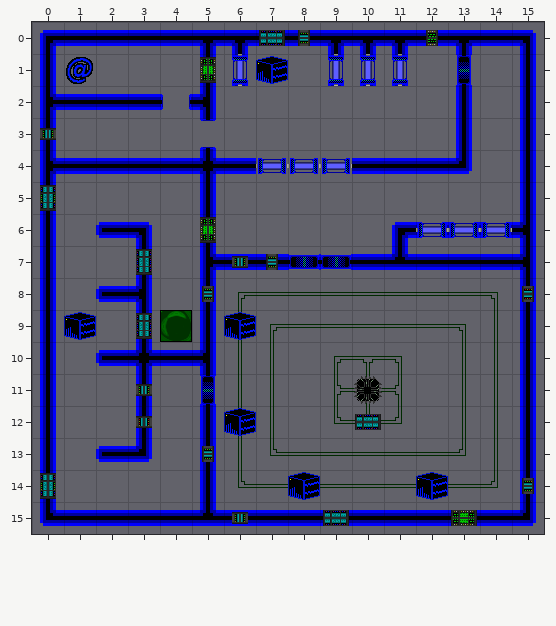
Two versions of a level (Tiled map, data/stories/ascension/level1.tmx). The picture above was drawn from the file before the commit.
Cells are 32x32 px. Shown: x 0..15, y 0..15.
The result:
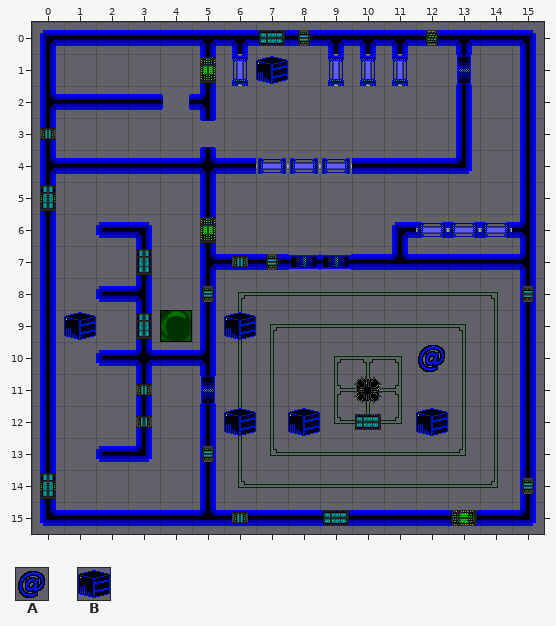
Key: from "alive": A 96, B 104.
Objects are placed by their top-left corner, in cells (3,4 is the top-left corner of cell 3,4); size is 1x1 cell unless given.
What changed:
Layer "objects":
changed: A "player" at 1,1 -> A "player" at 12,10
changed: B "busy AI" at 12,14 -> B "busy AI" at 12,12
changed: B "busy AI" at 8,14 -> B "busy AI" at 8,12
Boxes around the changes in both pictures, in picture pixels (x1, y1, x2, y2):
old place: (66, 57, 93, 84)
new place: (418, 345, 445, 372)
new place: (288, 408, 320, 436)
new place: (416, 408, 448, 436)
old place: (288, 472, 320, 500)
old place: (416, 472, 448, 500)
